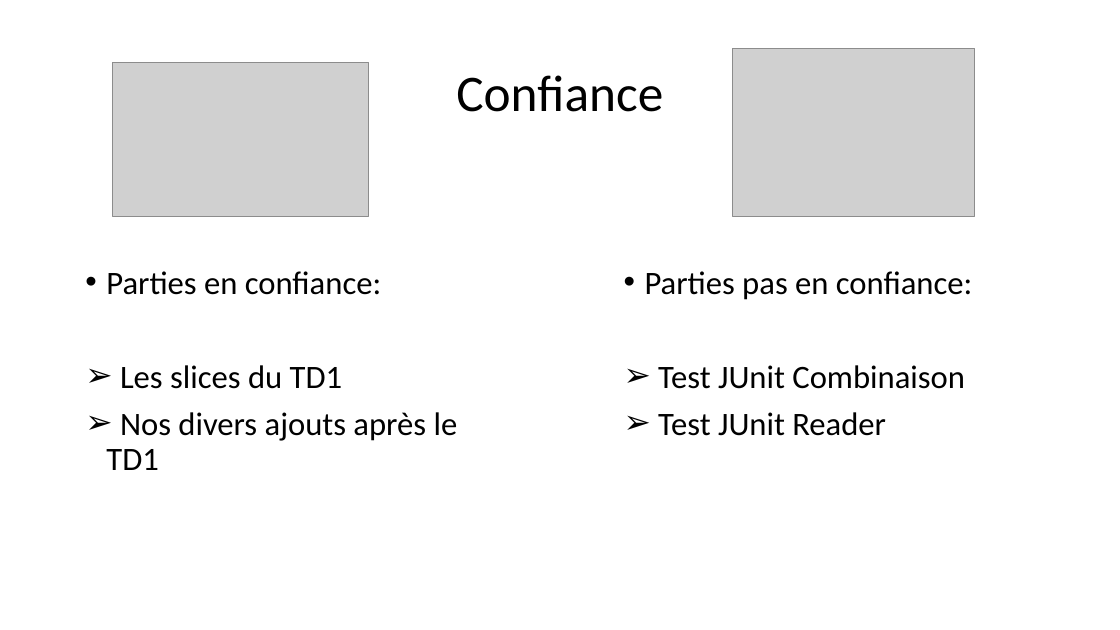
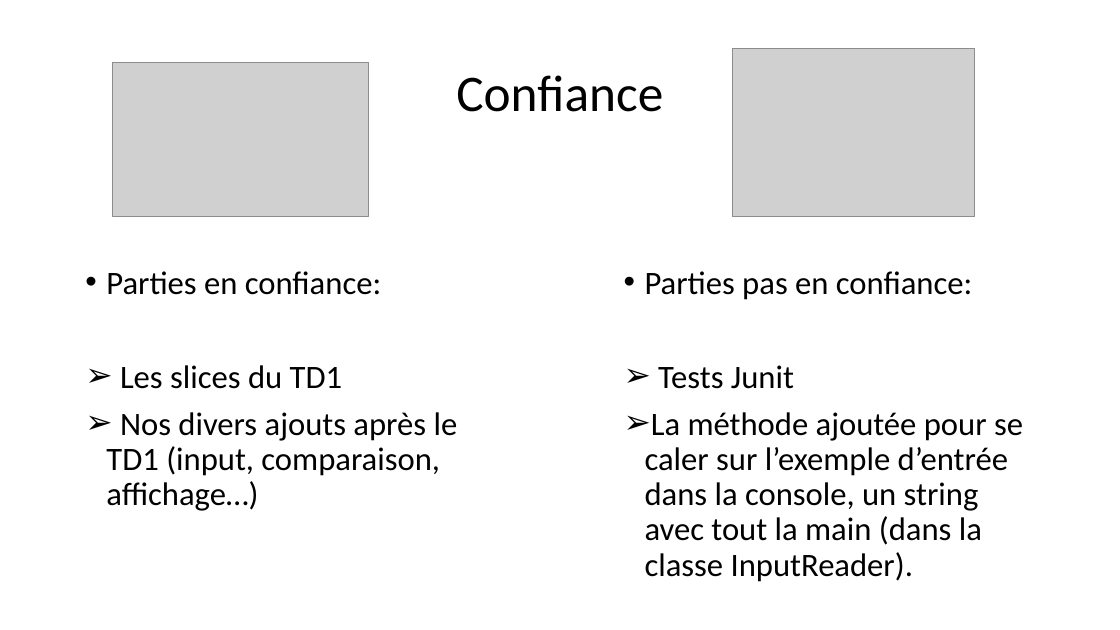
Before and after one commit to Supervinh/PNS-pokerhand-comparator-21-22, a slide deck: slide 4 of Poker_-_equipe_GD5.pptx. Drawn at 1120x630 pixels with LibreOffice and Linux fonts; fonts in the diff are those of the drawing; grey boxes stand for pictures. Boxes give left, top, right and bottom in pixels: in the first picture for what was removed or moved away, otherwise in the second. Text is boxed around its words. In the diff, an @@ line names an element or a change of style, - is before the commit and + after.

```diff
--- a/Poker_-_equipe_GD5.pptx
+++ b/Poker_-_equipe_GD5.pptx
@@ text at [645,365,1023,582]: text changed @@
-➢ Test JUnit Combinaison
-➢ Test JUnit Reader
+➢ Tests Junit
+➢ La méthode ajoutée pour se caler sur l’exemple d’entrée dans la console, un string avec tout la main (dans la classe InputReader).
@@ text at [106,412,458,511]: text changed @@
-➢ Nos divers ajouts après le TD1
+➢ Nos divers ajouts après le TD1 (input, comparaison, affichage…)
```
Also in this commit, not shown: 4 other slides changed, 1 slide added, 1 other file.
